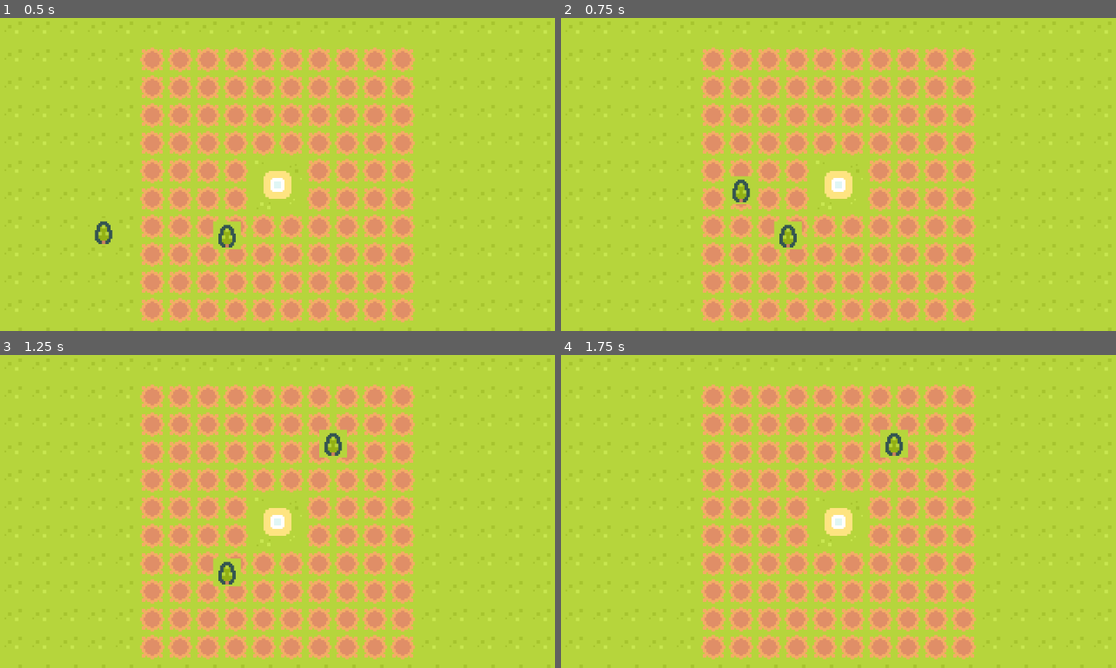
Above: before the commit, frames 1-4 (two rows, left to right).
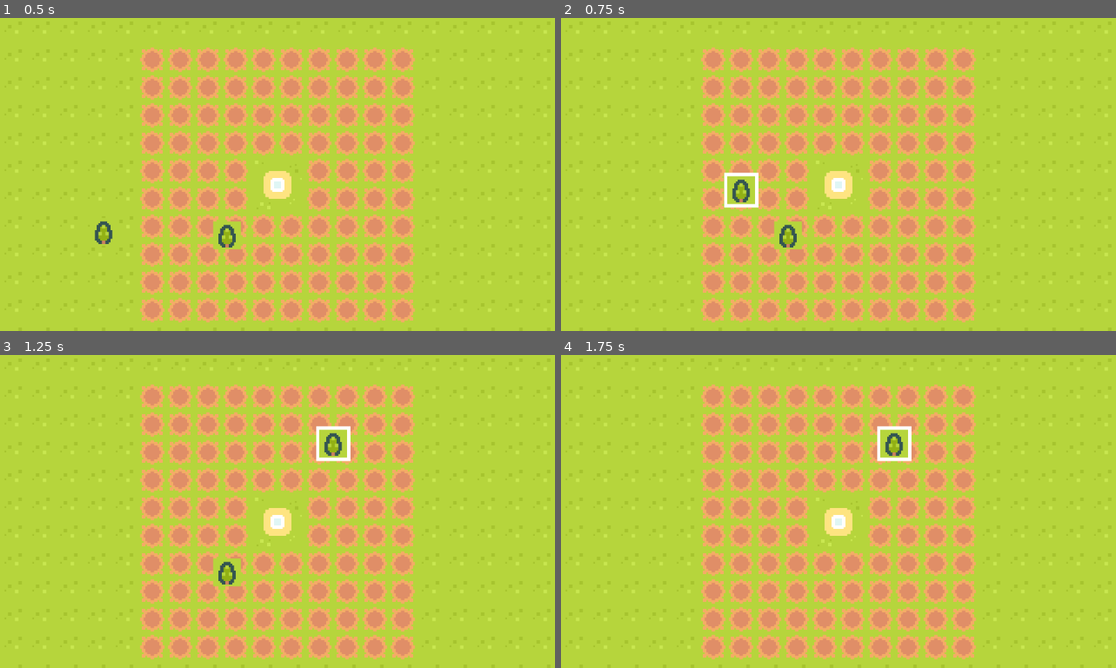
Above: after the commit, the same moments.

Repository: Deathofmatrix/rootcall
Game: Godot game, scene res://world/arena.tscn
Two runs of this game, one before a commit and one after it. Both use one fixed random seed, a clock stepped at 60 frames per second and the inputs below.
Inputs (mouse positions are in pixels of both pictures, inside the frame that each line leads up to):
- Up to frame 1 (0.5 s): no input
- Up to frame 2 (0.75 s): tap Enter at 0.5 s; drag from (666, 230) to (894, 105) at 0.52 s
- Up to frame 3 (1.25 s): no input
- Up to frame 4 (1.75 s): tap Space at 1.25 s; drag from (788, 570) to (894, 442) at 1.27 s

Frame 1 is identical in both runs. In frame 2, 0.3% of the frame differs, in the area x 29-36%, y 49-61%; in frame 3, 0.3%; in frame 4, 0.3%.
Error after the commit: Invalid access to property or key 'size' on a base object of type 'Nil'. (res://world/play_area.gd:9)

Commit message:
Add unit_grid

Diff:
--- /dev/null
+++ b/assets/shaders/2d_outline_shader.gdshader
@@ -0,0 +1,18 @@
+shader_type canvas_item;
+
+uniform vec3 line_colour: source_color = vec3(1.0);
+uniform int line_thickness: hint_range(0, 10) = 1;
+uniform sampler2D screen_texture : hint_screen_texture, repeat_disable, filter_nearest;
+
+void fragment() {
+	vec2 size = SCREEN_PIXEL_SIZE * float(line_thickness);
+	float line_alpha = 0.0;
+	for (float i = -size.x; i <= size.x; i += SCREEN_PIXEL_SIZE.x) {
+		for (float j = -size.y; j <= size.y; j += SCREEN_PIXEL_SIZE.y) {
+			line_alpha += texture(screen_texture, SCREEN_UV + vec2(i, j)).a;
+		}
+	}
+	vec4 colour = texture(screen_texture, SCREEN_UV);
+	vec4 outline = vec4(line_colour, min(line_alpha, 1.0));
+	COLOR *= mix(outline, colour, colour.a);
+}
--- /dev/null
+++ b/common/components/outline_highlighter.gd
@@ -0,0 +1,17 @@
+class_name OutlineHighlighter
+extends Node
+
+@export var visuals: CanvasGroup
+@export var outline_colour: Color
+@export_range(1, 10) var outline_thickness: int
+
+func _ready() -> void:
+	visuals.material.set_shader_parameter("line_color", outline_colour)
+
+
+func clear_highlight() -> void:
+	visuals.material.set_shader_parameter("line_thickness", 0)
+
+
+func highlight() -> void:
+	visuals.material.set_shader_parameter("line_thickness", outline_thickness)
--- /dev/null
+++ b/common/components/unit_grid.gd
@@ -0,0 +1,51 @@
+class_name UnitGrid
+extends Node2D
+
+signal unit_grid_changed
+
+@export var size: Vector2i
+
+var units: Dictionary
+
+
+func _ready() -> void:
+	for i in size.x:
+		for j in size.y:
+			units[Vector2i(i, j)] = null
+
+	add_unit(Vector2i(0, 0), $"../../Plant")
+	print("(0, 0) tile_occupied: ", is_tile_occupied(Vector2i(0, 0)))
+	print("is_grid_full: ", is_grid_full())
+	print("frst empty tile: ", get_first_empty_tile())
+	print("get_all_units: ", get_all_units())
+
+
+func add_unit(tile: Vector2i, unit: Node) -> void:
+	units[tile] = unit
+	unit_grid_changed.emit()
+
+
+func is_tile_occupied(tile: Vector2i) -> bool:
+	return units[tile] != null
+
+
+func is_grid_full() -> bool:
+	return units.keys().all(is_tile_occupied)
+
+
+func get_first_empty_tile() -> Vector2i:
+	for tile in units:
+		if not is_tile_occupied(tile):
+			return tile
+
+	return Vector2i(-1, -1)
+
+
+func get_all_units() -> Array[Plant]:
+	var unit_array: Array[Plant] = []
+
+	for unit: Plant in units.values():
+		if unit:
+			unit_array.append(unit)
+
+	return unit_array
--- a/entities/plants/plant.gd
+++ b/entities/plants/plant.gd
@@ -1,3 +1,21 @@
+class_name Plant
 extends Area2D
 
 @export var stats: StatsComponent
+
+@onready var drag_and_drop: DragAndDrop = $DragAndDrop
+@onready var outline_highlighter: OutlineHighlighter = $OutlineHighlighter
+
+
+func _on_mouse_entered() -> void:
+	if drag_and_drop.dragging:
+		return
+
+	outline_highlighter.highlight()
+
+
+func _on_mouse_exited() -> void:
+	if drag_and_drop.dragging:
+		return
+
+	outline_highlighter.clear_highlight()
--- a/entities/plants/plant.tscn
+++ b/entities/plants/plant.tscn
@@ -1,9 +1,17 @@
-[gd_scene load_steps=6 format=3 uid="uid://yp83nhm7krm7"]
+[gd_scene load_steps=9 format=3 uid="uid://yp83nhm7krm7"]
 
 [ext_resource type="Script" uid="uid://blid02pw4t5w1" path="res://entities/plants/plant.gd" id="1_tvn35"]
 [ext_resource type="Texture2D" uid="uid://bnoc2ffxjjxvj" path="res://assets/tilemaps/tiles.png" id="2_djlq1"]
 [ext_resource type="Resource" uid="uid://cme645v1t2rfx" path="res://data/attack_plant.tres" id="2_lk3vj"]
+[ext_resource type="Shader" uid="uid://dlcw7ofxx4130" path="res://assets/shaders/2d_outline_shader.gdshader" id="3_lk3vj"]
 [ext_resource type="Script" uid="uid://cfrqvbnw5vg64" path="res://common/components/drag_and_drop.gd" id="4_djlq1"]
+[ext_resource type="Script" uid="uid://b0coxf2xi0lqs" path="res://common/components/outline_highlighter.gd" id="6_w1p1s"]
+
+[sub_resource type="ShaderMaterial" id="ShaderMaterial_w1p1s"]
+resource_local_to_scene = true
+shader = ExtResource("3_lk3vj")
+shader_parameter/line_colour = Color(1, 1, 1, 1)
+shader_parameter/line_thickness = 0
 
 [sub_resource type="RectangleShape2D" id="RectangleShape2D_w1p1s"]
 size = Vector2(16, 16)
@@ -11,18 +19,32 @@
 [node name="Plant" type="Area2D"]
 script = ExtResource("1_tvn35")
 stats = ExtResource("2_lk3vj")
+metadata/_edit_group_ = true
+
+[node name="Visuals" type="CanvasGroup" parent="."]
+material = SubResource("ShaderMaterial_w1p1s")
+
+[node name="Sprite2D" type="Sprite2D" parent="Visuals"]
+position = Vector2(8, 8)
+texture = ExtResource("2_djlq1")
+region_enabled = true
+region_rect = Rect2(0, 68, 16, 16)
 
 [node name="CollisionShape2D" type="CollisionShape2D" parent="."]
 position = Vector2(8, 8)
 shape = SubResource("RectangleShape2D_w1p1s")
 
-[node name="Sprite2D" type="Sprite2D" parent="."]
-position = Vector2(8, 8)
-texture = ExtResource("2_djlq1")
-region_enabled = true
-region_rect = Rect2(0, 68, 16, 16)
-
 [node name="DragAndDrop" type="Node" parent="." node_paths=PackedStringArray("target")]
 script = ExtResource("4_djlq1")
 target = NodePath("..")
 metadata/_custom_type_script = "uid://cfrqvbnw5vg64"
+
+[node name="OutlineHighlighter" type="Node" parent="." node_paths=PackedStringArray("visuals")]
+script = ExtResource("6_w1p1s")
+visuals = NodePath("../Visuals")
+outline_colour = Color(1, 1, 1, 1)
+outline_thickness = 8
+metadata/_custom_type_script = "uid://b0coxf2xi0lqs"
+
+[connection signal="mouse_entered" from="." to="." method="_on_mouse_entered"]
+[connection signal="mouse_exited" from="." to="." method="_on_mouse_exited"]
--- a/project.godot
+++ b/project.godot
@@ -22,6 +22,7 @@
 window/size/window_width_override=1280
 window/size/window_height_override=720
 window/stretch/mode="canvas_items"
+window/vsync/vsync_mode=0
 
 [file_customization]
 
--- a/world/arena.tscn
+++ b/world/arena.tscn
@@ -1,8 +1,10 @@
-[gd_scene load_steps=7 format=4 uid="uid://cw6yj2eaoft5b"]
+[gd_scene load_steps=9 format=4 uid="uid://cw6yj2eaoft5b"]
 
 [ext_resource type="TileSet" uid="uid://c4jqo8u55jf1h" path="res://assets/tilemaps/new_tile_set.tres" id="1_24q8b"]
 [ext_resource type="Script" uid="uid://di6bgg8oleahe" path="res://world/arena.gd" id="1_bgabe"]
 [ext_resource type="Texture2D" uid="uid://bnoc2ffxjjxvj" path="res://assets/tilemaps/tiles.png" id="2_bgabe"]
+[ext_resource type="Script" uid="uid://cblhr0fo2frcd" path="res://common/components/unit_grid.gd" id="4_4ecn2"]
+[ext_resource type="Script" uid="uid://cwrd6t0rss20q" path="res://world/play_area.gd" id="4_p32ii"]
 [ext_resource type="PackedScene" uid="uid://yp83nhm7krm7" path="res://entities/plants/plant.tscn" id="4_xryg2"]
 
 [sub_resource type="TileSetAtlasSource" id="TileSetAtlasSource_tcf2h"]
@@ -149,6 +151,12 @@
 position = Vector2(80, 16)
 tile_map_data = PackedByteArray("AAAAAAAAAAADAAkAAAABAAAAAAADAAkAAAACAAAAAAADAAkAAAADAAAAAAADAAkAAAAEAAAAAAADAAkAAAAFAA …(1520 unchanged characters)…
 tile_set = SubResource("TileSet_4717r")
+script = ExtResource("4_p32ii")
+
+[node name="ArenaUnitGrid" type="Node2D" parent="GameArea"]
+script = ExtResource("4_4ecn2")
+size = Vector2i(10, 10)
+metadata/_custom_type_script = "uid://cblhr0fo2frcd"
 
 [node name="Plant" parent="." instance=ExtResource("4_xryg2")]
 position = Vector2(52, 115)
--- /dev/null
+++ b/world/play_area.gd
@@ -0,0 +1,9 @@
+class_name PlayArea
+extends TileMapLayer
+
+@export var unit_grid: UnitGrid
+
+var bounds: Rect2i
+
+func _ready() -> void:
+	bounds = Rect2i(Vector2.ZERO, unit_grid.size)
Not shown, added: assets/shaders/2d_outline_shader.gdshader.uid
Not shown, added: common/components/outline_highlighter.gd.uid
Not shown, added: common/components/unit_grid.gd.uid
Not shown, added: world/play_area.gd.uid
